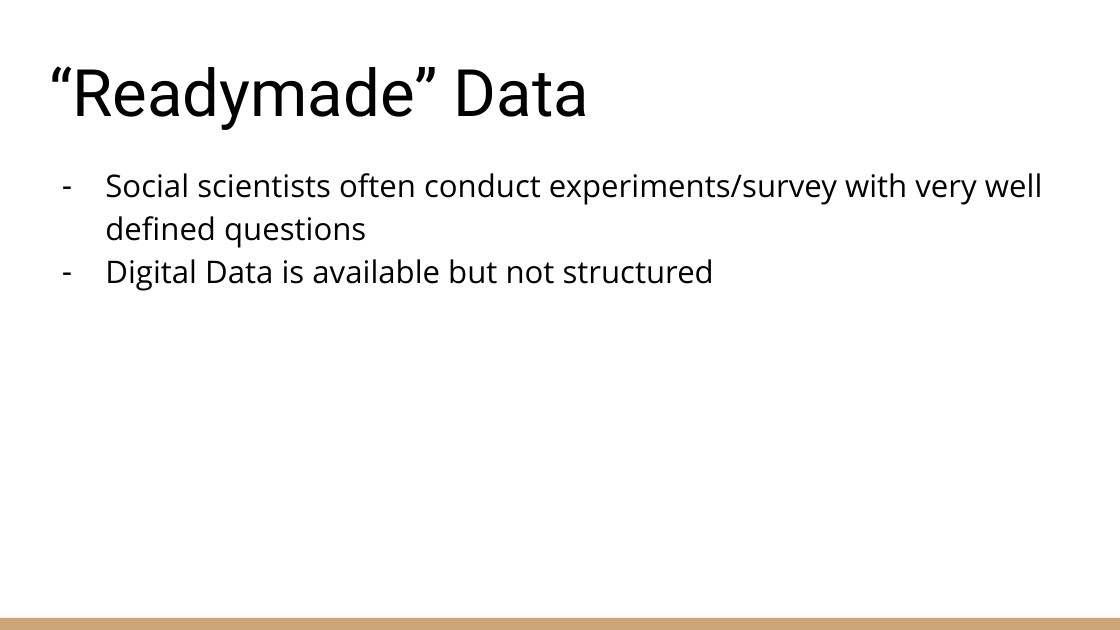
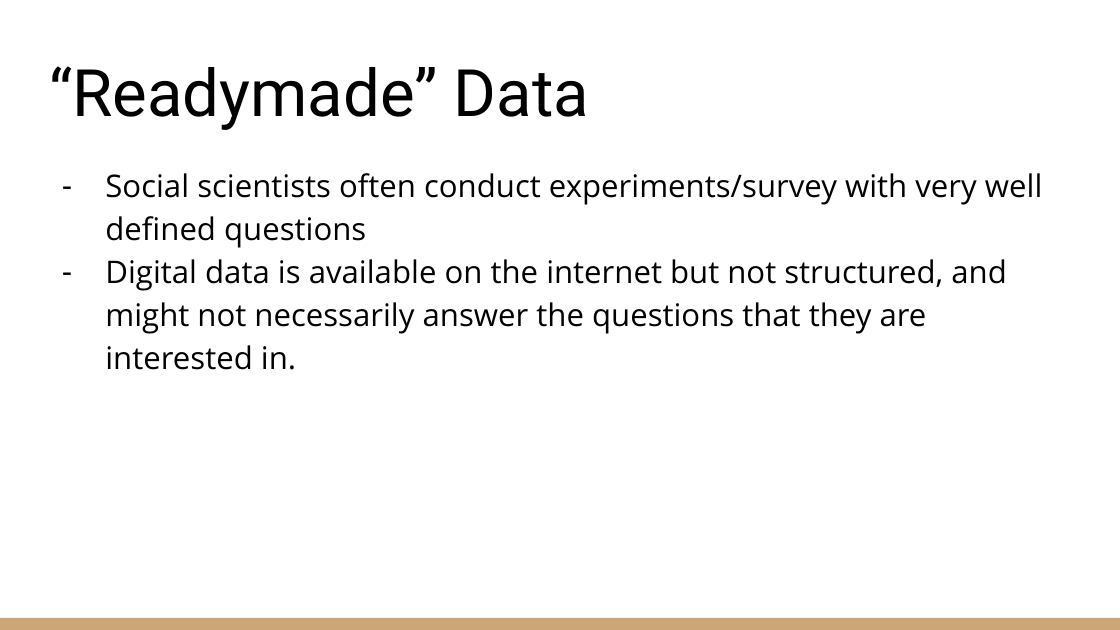
Before and after one commit to ngathan/DataMiningS2020, a slide deck: slide 8 of Week9/Week9_ Digital Trace Data.pptx. Drawn at 1120x630 pixels with LibreOffice and Linux fonts; fonts in the diff are those of the drawing. Boxes give left, top, right and bottom in pixels: in the first picture for what was removed or moved away, otherwise in the second. Text is boxed around its words. In the diff, an @@ line names an element or a change of style, - is before the commit and + after.

```diff
--- a/Week9/Week9_ Digital Trace Data.pptx
+++ b/Week9/Week9_ Digital Trace Data.pptx
@@ text at (105, 259, 1006, 370): text changed @@
-– Digital Data is available but not structured
+– Digital data is available on the internet but not structured, and might not necessarily answer the questions that they are interested in.
```
Also in this commit, not shown: 3 other slides changed, 1 slide added, 1 other file.
